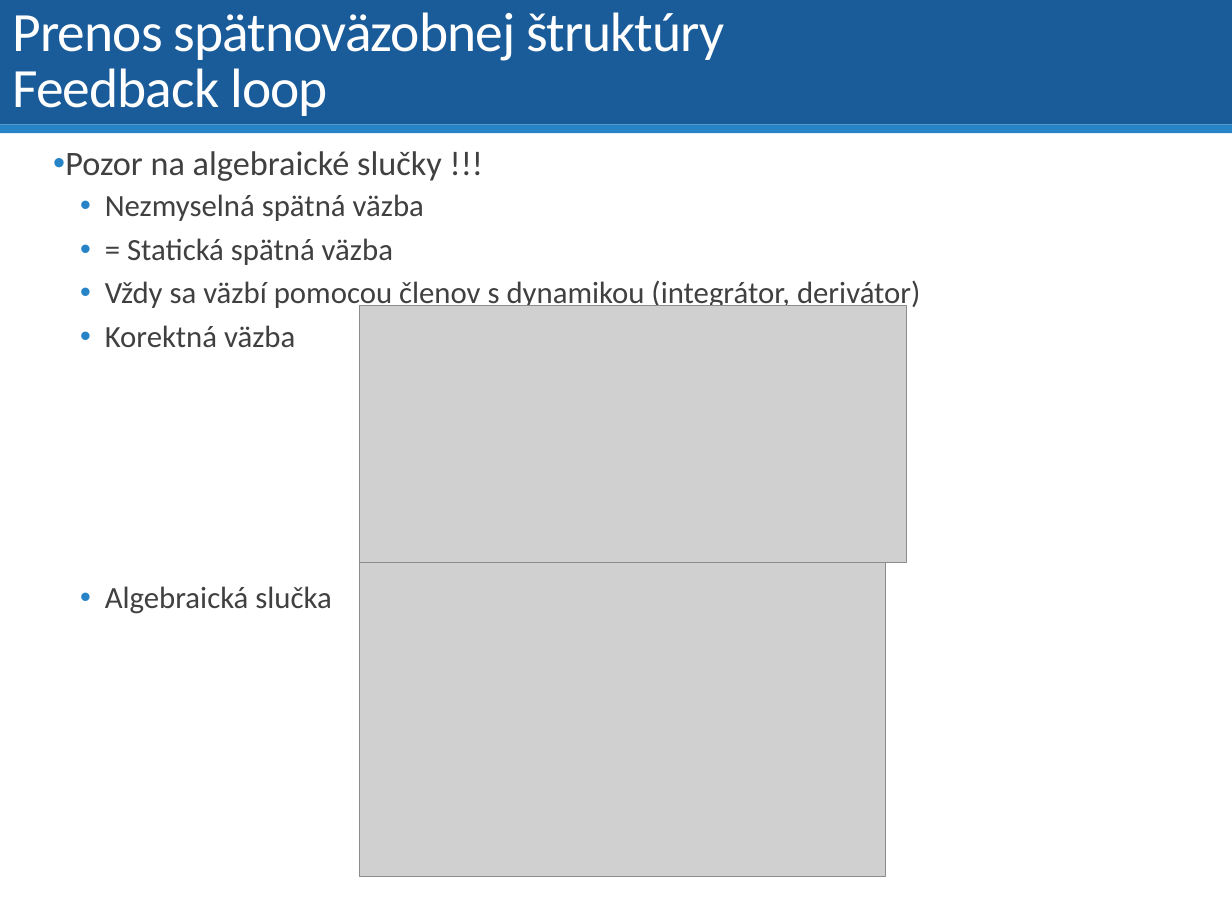
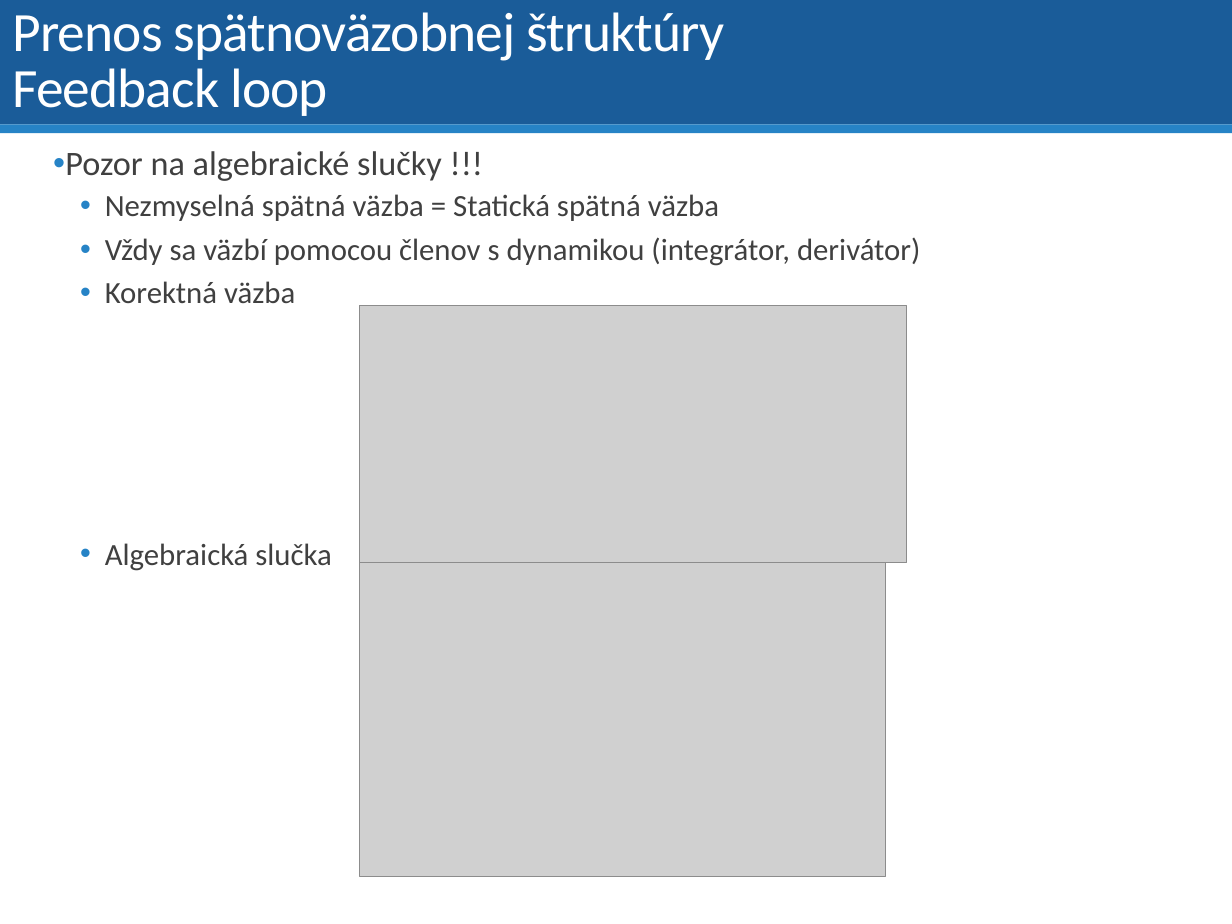
Before and after one commit to dodekm/TeamProjektKybernetika, a slide deck: slide 47 of Nove prednasky/P01_dynamika_dif_rovnice_LPT_prenosova_funkcia_modelovanie.pptx (slide 46 before the commit). Drawn at 1232x924 pixels with LibreOffice and Linux fonts; fonts in the diff are those of the drawing; grey boxes stand for pictures. Boxes give left, top, right and bottom in pixels: in the first picture for what was removed or moved away, otherwise in the second. Text is boxed around its words. In the diff, an @@ line names an element or a change of style, - is before the commit and + after.

```diff
--- a/Nove prednasky/P01_dynamika_dif_rovnice_LPT_prenosova_funkcia_modelovanie.pptx
+++ b/Nove prednasky/P01_dynamika_dif_rovnice_LPT_prenosova_funkcia_modelovanie.pptx
@@ text at bbox=[105, 194, 719, 221]: text changed @@
-  • Nezmyselná spätná väzba
-  • = Statická spätná väzba
+  • Nezmyselná spätná väzba = Statická spätná väzba
```
Also in this commit, not shown: 4 other slides changed, 8 slides added, 3 slides removed, 1 other file.
